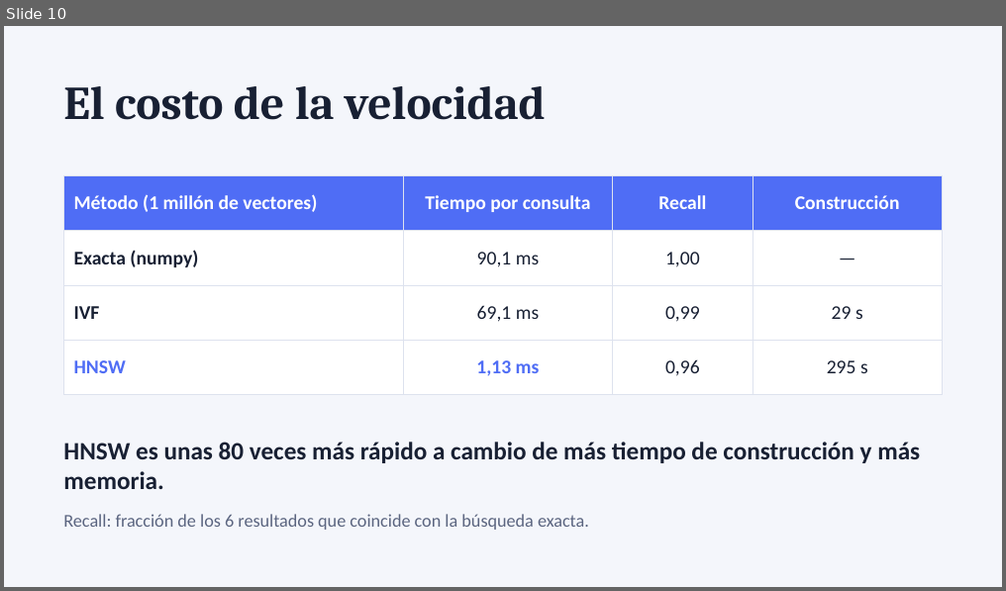
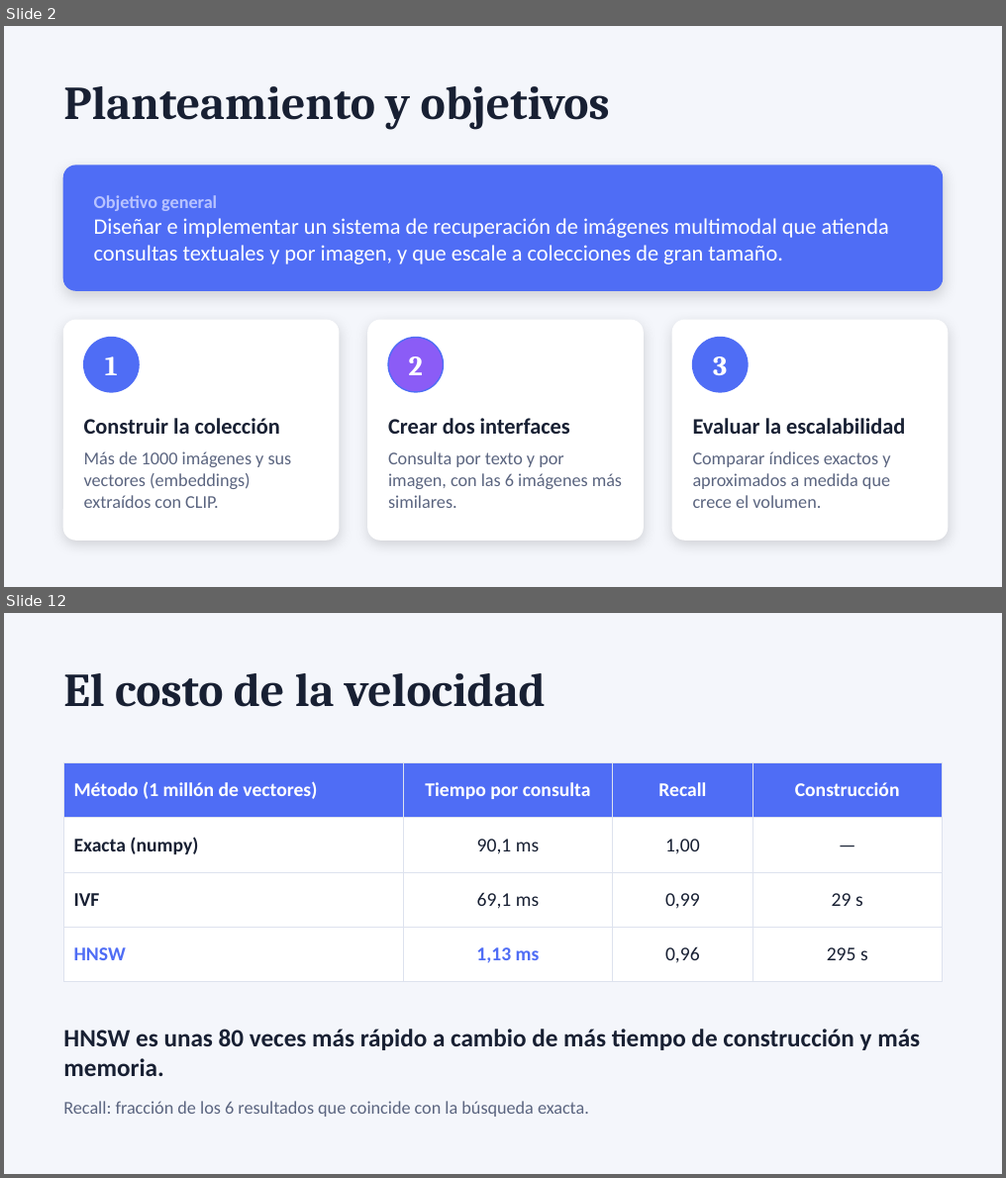
Before and after one commit to josemaames/PRESENTACI-N-FINAL---B-SQUEDA-MULTIMODAL-DE-IM-GENES, a slide deck: presentacion.pptx. Shown one above the other, each under a label of ours: slide 10 before the commit, slides 2 and 12 after it; the slides between them are not shown. The pictures are 1006x591 and 1006x1178 pixels, drawn with LibreOffice and Linux fonts; fonts in the diff are those of the drawing. Boxes give left, top, right and bottom in pixels: in the first picture for what was removed or moved away, otherwise in the second. Text is boxed around its words. In the diff, an @@ line names an element or a change of style, - is before the commit and + after.

```diff
--- a/presentacion.pptx
+++ b/presentacion.pptx
@@ slide 2 added at (4, 26, 1002, 587), background #F4F6FB @@
@@ text added at (63, 86, 610, 130), 34 pt, text #182033, bold @@
+Planteamiento y objetivos
@@ rounded rectangle added at (63, 166, 943, 290), fill #4F6DF5, outline #4F6DF5 1 pt @@
@@ text added at (94, 195, 889, 265), 16 pt, text #FFFFFF @@
+Objetivo general
+Diseñar e implementar un sistema de recuperación de imágenes multimodal que atienda consultas textuales y por imagen, y que escale a colecciones de gran tamaño.
@@ rounded rectangle added at (63, 320, 339, 540), fill #FFFFFF, outline #FFFFFF 1 pt @@
@@ rounded rectangle added at (368, 320, 643, 540), fill #FFFFFF, outline #FFFFFF 1 pt @@
@@ rounded rectangle added at (672, 320, 947, 540), fill #FFFFFF, outline #FFFFFF 1 pt @@
@@ ellipse added at (84, 337, 139, 392), fill #4F6DF5, outline #4F6DF5 1 pt @@
@@ ellipse added at (388, 337, 444, 392), fill #8B5CF6, outline #4F6DF5 1 pt @@
@@ ellipse added at (693, 337, 747, 392), fill #4F6DF5, outline #4F6DF5 1 pt @@
@@ text added at (105, 357, 118, 375), 20 pt, text #FFFFFF, bold @@
+1
@@ text added at (409, 357, 423, 375), 20 pt, text #FFFFFF, bold @@
+2
@@ text added at (713, 357, 727, 375), 20 pt, text #FFFFFF, bold @@
+3
@@ text added at (84, 418, 280, 434), 16 pt, text #182033, bold @@
+Construir la colección
@@ text added at (388, 418, 570, 434), 16 pt, text #182033, bold @@
+Crear dos interfaces
@@ text added at (693, 418, 905, 434), 16 pt, text #182033, bold @@
+Evaluar la escalabilidad
@@ text added at (84, 452, 292, 508), 13 pt, text #5B6580 @@
+Más de 1000 imágenes y sus vectores (embeddings) extraídos con CLIP.
@@ text added at (388, 452, 622, 508), 13 pt, text #5B6580 @@
+Consulta por texto y por imagen, con las 6 imágenes más similares.
@@ text added at (693, 452, 890, 508), 13 pt, text #5B6580 @@
+Comparar índices exactos y aproximados a medida que crece el volumen.
@@ what was slide 10 is now slide 12 @@
```
Also in this commit, not shown: 10 slides changed, 3 other slides added, 1 slide removed.
